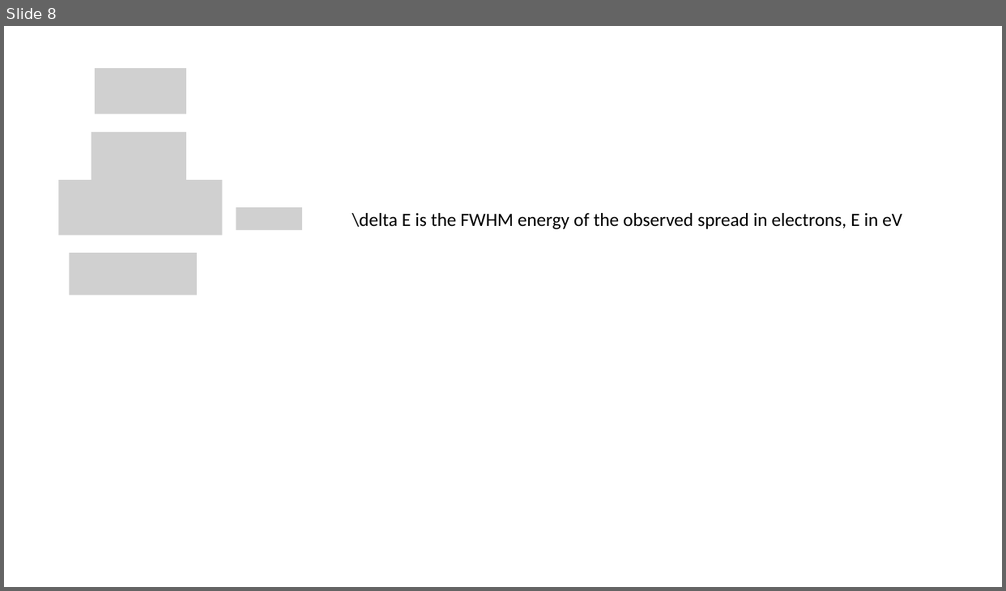
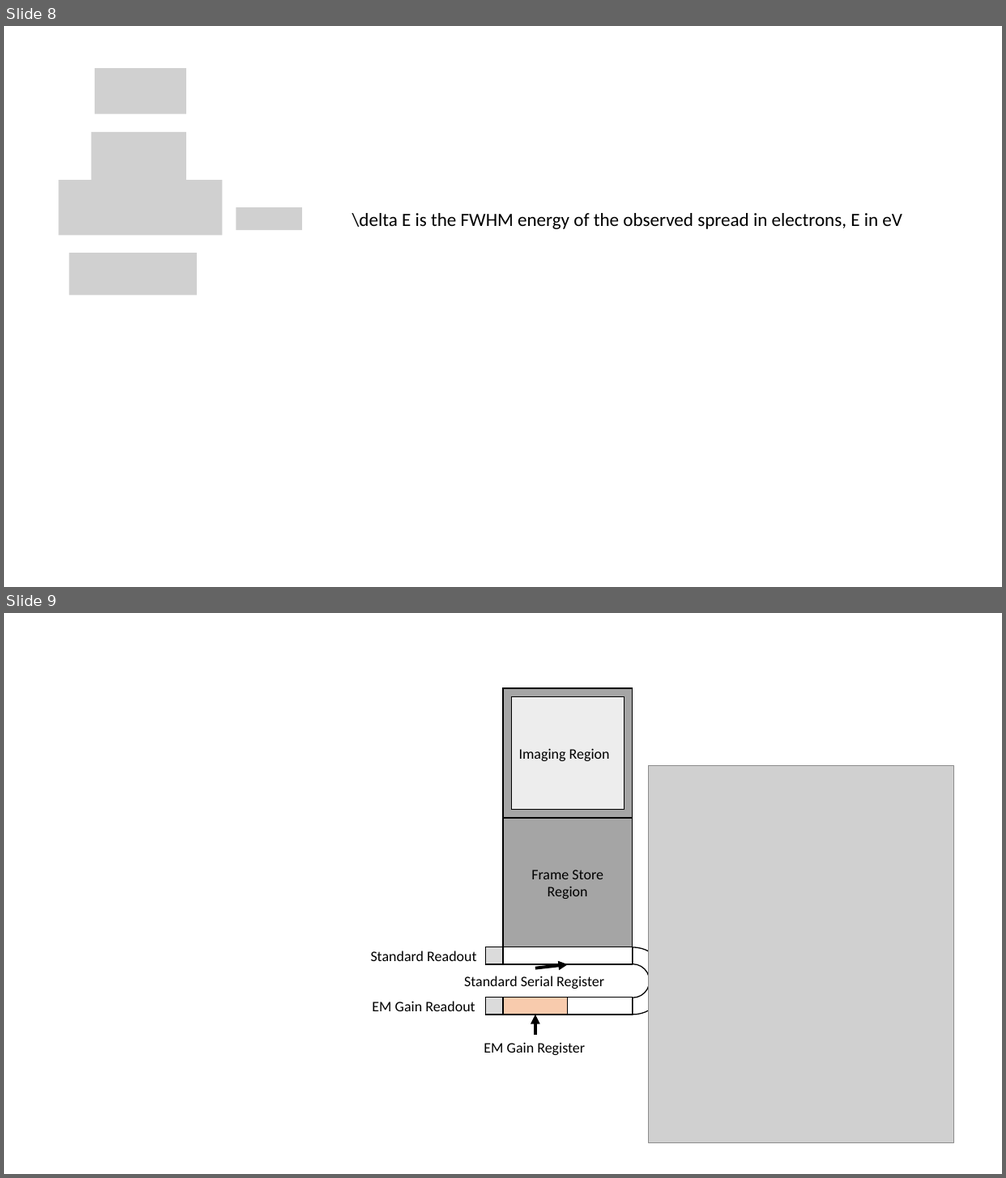
Before and after one commit to nj31415/emccd_simulator, a slide deck: Archive/Images_and_Diagrams.pptx. Shown one above the other, each under a label of ours: slide 8 before the commit, slides 8 and 9 after it. The pictures are 1006x591 and 1006x1178 pixels, drawn with LibreOffice and Linux fonts; fonts in the diff are those of the drawing; grey boxes stand for pictures. Boxes give left, top, right and bottom in pixels: in the first picture for what was removed or moved away, otherwise in the second. Text is boxed around its words. In the diff, an @@ line names an element or a change of style, - is before the commit and + after.

Commit message:
More figures

```diff
--- a/Archive/Images_and_Diagrams.pptx
+++ b/Archive/Images_and_Diagrams.pptx
@@ slide 9 added at bbox=[4, 613, 1002, 1174], background #FFFFFF @@
@@ picture added at bbox=[649, 766, 953, 1143] @@
@@ group added at bbox=[371, 688, 667, 1055]: 8 rectangles, 6 texts, 2 arrows, 1 arch (boxed as its full ring) @@
+Imaging Region
+Frame Store Region
+Standard Readout
+EM Gain Readout
+EM Gain Register
+Standard Serial Register
```
